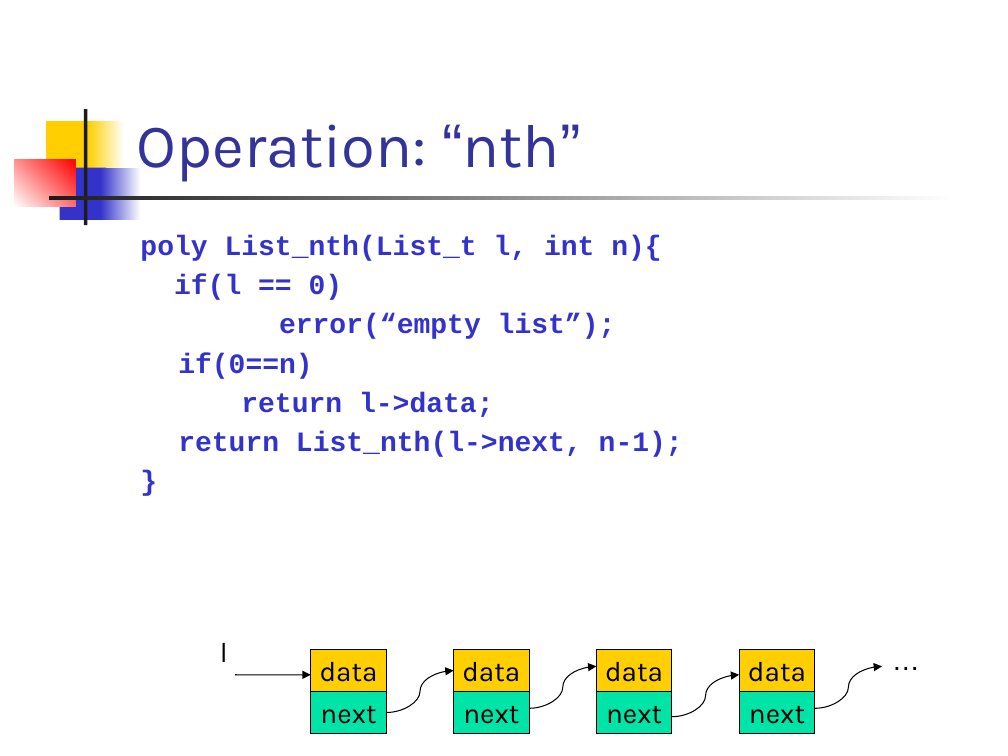
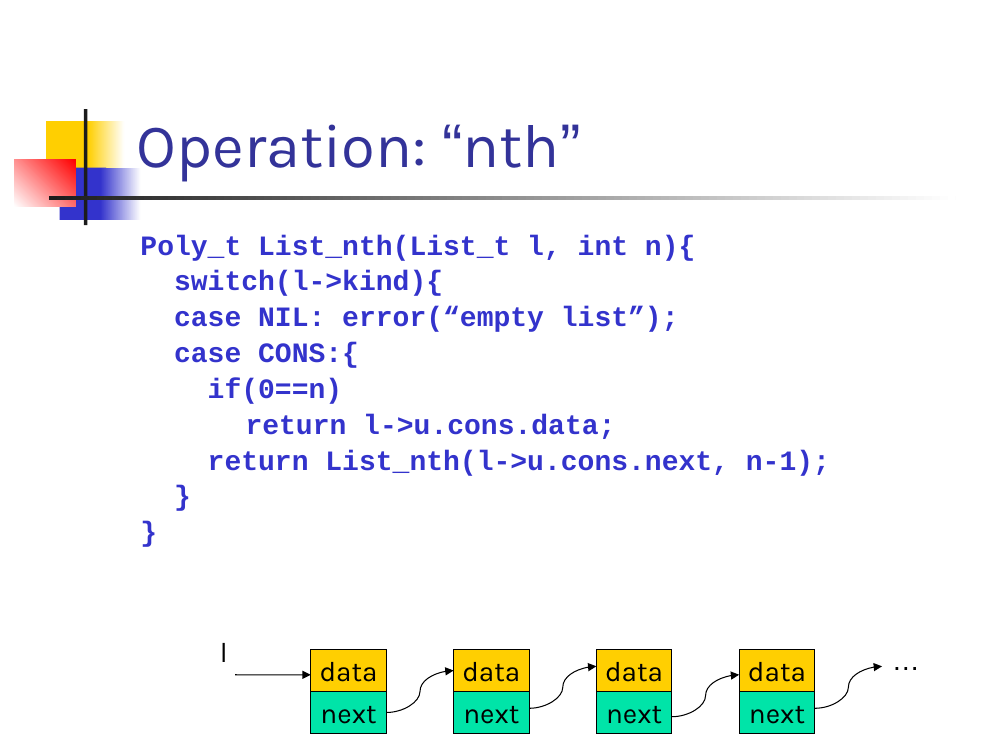
Before and after one commit to csslab-ustc/csslab-ustc.github.io, a slide deck: slide 14 of courses/sysprog/slides/lec13-funList.pptx. Drawn at 1008x756 pixels with LibreOffice and Linux fonts; fonts in the diff are those of the drawing. Boxes give left, top, right and bottom in pixels: in the first picture for what was removed or moved away, otherwise in the second. Text is boxed around its words. In the diff, an @@ line names an element or a change of style, - is before the commit and + after.

Commit message:
revised

```diff
--- a/courses/sysprog/slides/lec13-funList.pptx
+++ b/courses/sysprog/slides/lec13-funList.pptx
@@ text at <box>140,235,830,476</box>: paragraph added @@
+}
@@ text at <box>140,235,695,368</box>: text changed @@
-poly List_nth(List_t l, int n){
-if(l == 0)
-error(“empty list”);
+Poly_t List_nth(List_t l, int n){
+switch(l->kind){
+case NIL: error(“empty list”);
+case CONS:{
@@ text at <box>208,378,343,404</box>: line spacing 1 to 0.9 @@
@@ text at <box>208,414,830,476</box>: text changed @@
-return l->data;
-return List_nth(l->next, n-1);
+return l->u.cons.data;
+return List_nth(l->u.cons.next, n-1);
```
Also in this commit, not shown: 7 other slides changed.
